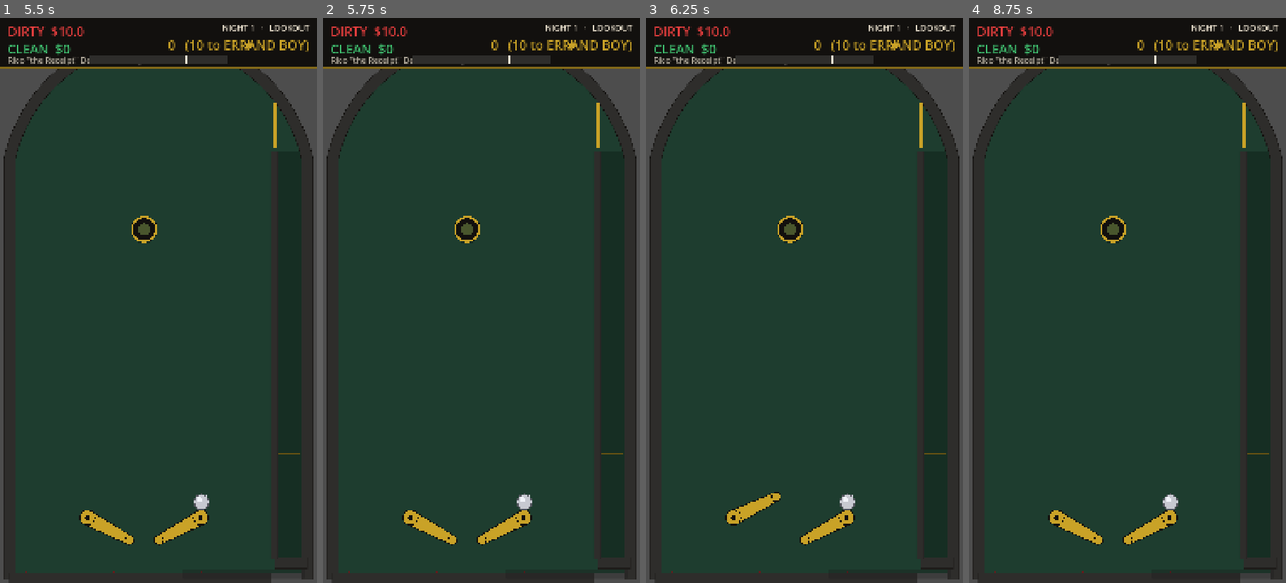
Above: before the commit, frames 1-4 (left to right).
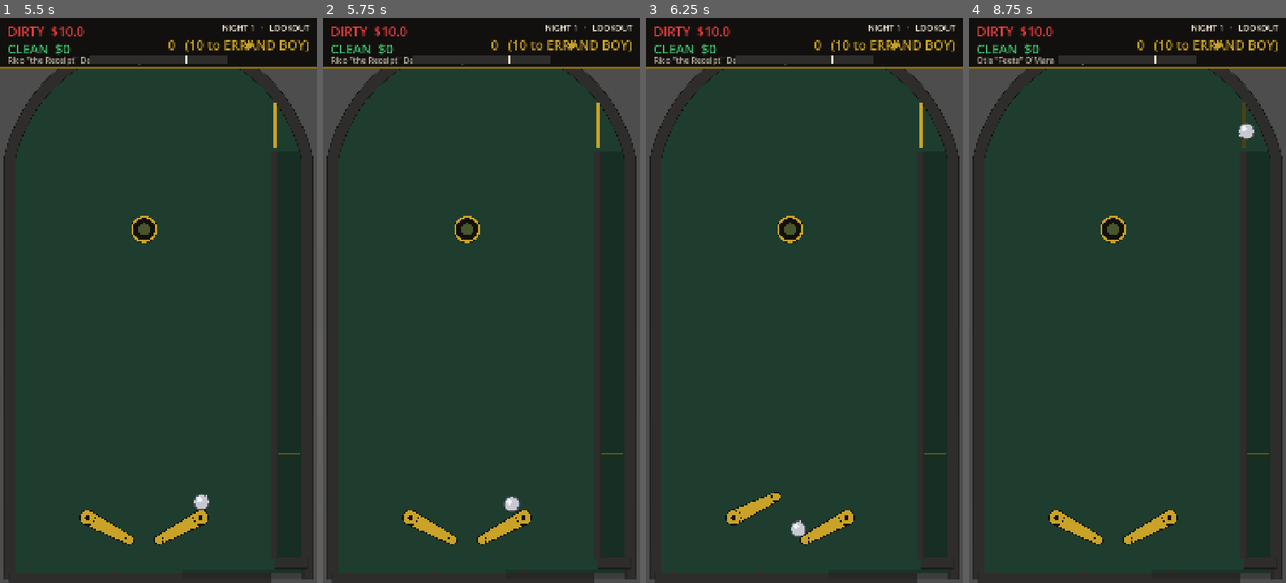
Above: after the commit, the same moments.

Repository: Ironkode787/Mobball
Game: Godot game, scene res://game/main.tscn
Two runs of this game, one before a commit and one after it. Both use one fixed random seed, a clock stepped at 60 frames per second and the inputs below.
Inputs (mouse positions are in pixels of both pictures, inside the frame that each line leads up to):
- Up to frame 1 (5.5 s): click "ROLL CALL" at 0.5 s; tap Enter at 1.25, 4.25 s; move the mouse to (228, 272) at 1.27 s; hold D (flipper_right) 1.28-2 s; tap Space (plunger) at 1.35, 2.85, 3.5, 4.35, 5 s; click (228, 272) at 1.42 s; drag from (95, 328) to (142, 227) at 2.02 s; move the mouse to (190, 176) at 2.77 s; hold D (flipper_right) 2.78-3.5 s; click (190, 176) at 2.92 s; drag from (142, 413) to (142, 571) at 3.52 s; move the mouse to (253, 385) at 4.27 s; hold A (flipper_left) 4.28-5 s; click (253, 385) at 4.42 s; drag from (63, 215) to (110, 159) at 5.02 s
- Up to frame 2 (5.75 s): no input
- Up to frame 3 (6.25 s): move the mouse to (820, 300) at 5.77 s; hold A (flipper_left) from 5.78 s (still down); tap Space (plunger) at 5.85 s; click (820, 300) at 5.92 s
- Up to frame 4 (8.75 s): release A (flipper_left) at 6.5 s; drag from (1079, 159) to (1064, 328) at 6.52 s; tap Enter at 7.25 s; move the mouse to (1197, 272) at 7.27 s; hold W (nudge_up) 7.28-8 s; tap Space (plunger) at 7.35, 8 s; click (1197, 272) at 7.42 s; drag from (1064, 328) to (1111, 571) at 8.02 s

Frame 1 is identical in both runs. In frame 2, 0.2% of the frame differs, in the area x 56-66%, y 84-88%; in frame 3, 0.2%; in frame 4, 0.5%, in the area x 2-90%, y 6-88%.

Commit message:
Fix the first two device bugs: invisible Ledger, ball napping on the pivot
The Ledger was opening perfectly every time — underneath The Count.
CountScreen is a CanvasLayer at layer 20; the Ledger was a plain
Control drawn in the world canvas at layer 0, so the state flipped and
nothing visibly happened. It now rides its own CanvasLayer at 30.
Desktop sims never caught it because they asserted state and the
visible flag, never pixels; the new tests/device_probe.tscn boots the
real game at 1080x2400 under xvfb, presses the real buttons with
synthesized hardware touches (Input.parse_input_event), screenshots
every step, and fails on exactly this class of bug — it reproduced the
report on its first run and passes 7/7 after the fix.

The flipper's pivot boss is a dome AT the center of rotation: a ball
resting there was unmoved by the flip itself. A flip now shrugs any
pivot-sitter toward the blade, and an un-flipped nap is popped loose
after 2s (registry-aware for multiball). tests/sim/pivot_sim.tscn
(2/2) joins the gate. Also adds tests/pack_probe.gd for verifying
resource loading inside exported packs.

Co-Authored-By: Claude Fable 5 <noreply@anthropic.com>
Claude-Session: https://claude.ai/code/session_018f9LsHfkQdbfQASzU3SJrG

Diff:
--- a/game/core/feel.gd
+++ b/game/core/feel.gd
@@ -56,6 +56,10 @@
 const BUMPER_IMPULSE := 900.0
 const BUMPER_COOLDOWN := 0.10
 const HARDWARE_STALL_SPEED := 80.0    # a ball asleep on live hardware gets popped loose
+# The flipper's pivot boss is a dome AT the center of rotation: a ball resting there is
+# unmoved by the flip itself (first device bug report). The bat pops it toward the tip.
+const FLIPPER_PIVOT_POP := 420.0
+const FLIPPER_PIVOT_STALL_SECONDS := 2.0
 const BUMPER_VALUE := 10
 const SLING_IMPULSE := 750.0
 const SLING_COOLDOWN := 0.08
--- a/game/main.gd
+++ b/game/main.gd
@@ -36,6 +36,8 @@
 
 var _music_level: int = 2
 var _ledger_missing_logged: bool = false
+## The CanvasLayer the Ledger overlay rides (layer 2, above The Count's layer 1).
+var _ledger_layer: CanvasLayer = null
 
 
 func _ready() -> void:
@@ -216,13 +218,22 @@
 
 ## The Ledger belongs to the meta lane. Until it lands, opening it is a no-op that bounces
 ## straight back to The Count rather than a missing-resource error.
+##
+## The overlay rides its OWN CanvasLayer above The Count's: CountScreen is a CanvasLayer
+## (layer 1), so a Control added to Main draws in the world canvas UNDERNEATH it — state
+## flips to &"ledger" and nothing visibly happens. First device bug report; the desktop
+## sims asserted state and `visible`, never pixels (tests/device_probe.tscn does now).
 func _want_ledger(on: bool) -> void:
 	if on == (ledger != null and is_instance_valid(ledger)):
 		return
 	if not on:
 		if ledger.has_method("close"):
 			ledger.call("close")
-		ledger.queue_free()
+		if _ledger_layer != null and is_instance_valid(_ledger_layer):
+			_ledger_layer.queue_free()
+		else:
+			ledger.queue_free()
+		_ledger_layer = null
 		ledger = null
 		return
 	if not ResourceLoader.exists(LEDGER_SCENE_PATH):
@@ -237,7 +248,12 @@
 		return
 	ledger = scene.instantiate()
 	ledger.name = "Ledger"
-	add_child(ledger)
+	_ledger_layer = CanvasLayer.new()
+	_ledger_layer.name = "LedgerLayer"
+	# Above every screen: the HUD rides 10, The Count and the attract screen ride 20.
+	_ledger_layer.layer = 30
+	add_child(_ledger_layer)
+	_ledger_layer.add_child(ledger)
 	if ledger.has_signal("closed"):
 		ledger.connect("closed", func() -> void: Game.close_ledger())
 	if ledger.has_method("open"):
--- a/game/table/hardware/flipper.gd
+++ b/game/table/hardware/flipper.gd
@@ -33,6 +33,7 @@
 var _prev_local_y: float = 0.0
 var _prev_local_valid: bool = false
 var _glow: float = 0.0
+var _pivot_stall: float = 0.0
 
 var _rest_rot: float = 0.0
 var _up_rot: float = 0.0
@@ -251,8 +252,34 @@
 	_phase_time = 0.0
 	_buffered_at = -1000.0
 	_glow = 1.0
+	# A ball parked on the pivot dome sits at the center of rotation — the flip alone
+	# imparts nothing there, so the bat shrugs it toward the blade itself.
+	var sitter := _pivot_sitter()
+	if sitter != null:
+		sitter.kick(_pivot_pop_direction() * Feel.FLIPPER_PIVOT_POP)
 	Events.flipper_fired.emit(side)
 	AudioDirector.play(&"flipper_up")
+
+
+## The ball asleep on the pivot boss, if any: slow, hugging the pivot circle, sitting on
+## its upper half. Checks every live ball (multiball) with the bound ball as fallback.
+func _pivot_sitter() -> Ball:
+	var reach := Feel.FLIPPER_PIVOT_RADIUS * size_scale + Feel.BALL_RADIUS + 8.0
+	var candidates: Array[Ball] = Balls.live()
+	if candidates.is_empty() and _ball != null and is_instance_valid(_ball):
+		candidates = [_ball]
+	for b in candidates:
+		if b.linear_velocity.length() > Feel.HARDWARE_STALL_SPEED:
+			continue
+		var rel := b.global_position - global_position
+		if rel.length() <= reach and rel.y < 6.0:
+			return b
+	return null
+
+
+func _pivot_pop_direction() -> Vector2:
+	var tip := (to_global(Vector2(bat_length(), 0.0)) - global_position).normalized()
+	return (strike_normal() * 0.8 + tip * 0.6).normalized()
 
 
 func _begin_fall() -> void:
@@ -264,6 +291,17 @@
 
 func _physics_process(delta: float) -> void:
 	_clock += delta
+	# Un-flipped naps on the pivot dome end on a timer too — the ball must never live there.
+	if _present and not dead and _pivot_sitter() != null:
+		_pivot_stall += delta
+		if _pivot_stall >= Feel.FLIPPER_PIVOT_STALL_SECONDS:
+			_pivot_stall = 0.0
+			var sitter := _pivot_sitter()
+			if sitter != null:
+				sitter.kick(_pivot_pop_direction() * Feel.FLIPPER_PIVOT_POP)
+				AudioDirector.play(&"wall_tap")
+	else:
+		_pivot_stall = 0.0
 	if _jam > 0.0:
 		_jam = maxf(_jam - delta, 0.0)
 		if _jam <= 0.0:
--- /dev/null
+++ b/tests/device_probe.gd
@@ -0,0 +1,123 @@
+extends Node
+## DEVICE INPUT PROBE — run windowed (xvfb) at a phone resolution. Boots the real game,
+## presses the real buttons with synthesized hardware touches (Input.parse_input_event →
+## the full input pipeline, including emulate_mouse_from_touch), and screenshots each step
+## to SHOT_DIR. Exit 0 only if every step lands. This is the harness for "it works on my
+## desktop" bugs.
+
+var shots_dir := "/tmp/device_probe"
+var failures := 0
+
+
+var main: Node = null
+
+
+func _ready() -> void:
+	var env := OS.get_environment("SHOT_DIR")
+	if not env.is_empty():
+		shots_dir = env
+	DirAccess.make_dir_recursive_absolute(shots_dir)
+	main = (load("res://game/main.tscn") as PackedScene).instantiate()
+	add_child(main)
+	_run()
+
+
+func _run() -> void:
+	await _frames(40)
+	await _shot("1_attract")
+
+	# ATTRACT → NIGHT via a real touch on ROLL CALL.
+	var roll := _find_button(get_tree().root, "ROLL CALL")
+	_check(roll != null, "ROLL CALL button exists")
+	if roll != null:
+		await _tap(roll)
+		await _frames(30)
+	_check(Game.state == &"night", "touch on ROLL CALL starts the night (state=%s)" % Game.state)
+	await _shot("2_night")
+
+	# Reach The Count fast: force-drain the guys (programmatic — input is not under test here).
+	for i in 6:
+		if Game.state != &"night":
+			break
+		var table: Node2D = main.get("table")
+		var ball: Ball = table.get("ball")
+		if ball != null and is_instance_valid(ball):
+			ball.global_position = Vector2(490.0, 1885.0)
+			ball.linear_velocity = Vector2(0, 400)
+		await _frames(90)
+	_check(Game.state == &"count", "the Night reached The Count (state=%s)" % Game.state)
+	await _shot("3_count")
+
+	# COUNT → LEDGER via a real touch on THE LEDGER. This is the user's bug report.
+	var ledger_btn := _find_button(get_tree().root, "THE LEDGER")
+	_check(ledger_btn != null, "THE LEDGER button exists on The Count")
+	if ledger_btn != null:
+		await _tap(ledger_btn)
+		await _frames(30)
+	_check(Game.state == &"ledger", "touch on THE LEDGER opens the Ledger (state=%s)" % Game.state)
+	var overlay: Node = main.get("ledger")
+	var overlay_visible: bool = overlay != null and is_instance_valid(overlay) \
+			and overlay.get("visible") == true
+	_check(overlay_visible, "the Ledger overlay exists and is visible")
+	await _shot("4_ledger")
+
+	# And back.
+	var close_btn := _find_button(get_tree().root, "CLOSE")
+	if close_btn != null:
+		await _tap(close_btn)
+		await _frames(20)
+		_check(Game.state == &"count", "CLOSE returns to The Count (state=%s)" % Game.state)
+	await _shot("5_back")
+
+	print("DEVICE PROBE: %s" % ("OK" if failures == 0 else "%d FAILURES" % failures))
+	get_tree().quit(0 if failures == 0 else 1)
+
+
+func _tap(c: Control) -> void:
+	# Touch at the control's on-screen center, through the real pipeline.
+	var center := c.get_global_rect().get_center()
+	var xform := c.get_viewport().get_final_transform() * c.get_canvas_transform()
+	# Controls under a CanvasLayer use the layer's transform; get_global_rect is in canvas
+	# space, so map to window space with the final transform of that canvas.
+	var screen_pos: Vector2 = xform * center
+	var down := InputEventScreenTouch.new()
+	down.index = 0
+	down.position = screen_pos
+	down.pressed = true
+	Input.parse_input_event(down)
+	await _frames(6)
+	var up := InputEventScreenTouch.new()
+	up.index = 0
+	up.position = screen_pos
+	up.pressed = false
+	Input.parse_input_event(up)
+	await _frames(6)
+
+
+func _find_button(node: Node, text: String) -> Control:
+	if node is Button and (node as Button).text == text and (node as Button).is_visible_in_tree():
+		return node
+	for child in node.get_children():
+		var found := _find_button(child, text)
+		if found != null:
+			return found
+	return null
+
+
+func _check(cond: bool, msg: String) -> void:
+	if cond:
+		print("  [PASS] " + msg)
+	else:
+		failures += 1
+		printerr("  [FAIL] " + msg)
+
+
+func _shot(name: String) -> void:
+	await _frames(2)
+	var img := get_viewport().get_texture().get_image()
+	img.save_png("%s/%s.png" % [shots_dir, name])
+
+
+func _frames(n: int) -> void:
+	for i in n:
+		await get_tree().process_frame
--- /dev/null
+++ b/tests/device_probe.tscn
@@ -0,0 +1,6 @@
+[gd_scene load_steps=2 format=3]
+
+[ext_resource type="Script" path="res://tests/device_probe.gd" id="1"]
+
+[node name="DeviceProbe" type="Node"]
+script = ExtResource("1")
--- /dev/null
+++ b/tests/pack_probe.gd
@@ -0,0 +1,40 @@
+extends SceneTree
+## Runs INSIDE an exported pack to verify what the device sees: resource existence,
+## remap resolution, and scene instantiation for the paths gameplay loads lazily.
+
+
+func _initialize() -> void:
+	var failures := 0
+	for path in [
+		"res://game/ui/ledger/ledger.tscn",
+		"res://game/content/upgrades.json",
+		"res://game/content/blackbook.json",
+		"res://game/content/jobs.json",
+		"res://game/content/names.json",
+		"res://game/content/headlines.json",
+		"res://game/meta/prestige.gd",
+		"res://game/meta/ledger_state.gd",
+		"res://game/meta/reveal.gd",
+	]:
+		var ex := ResourceLoader.exists(path)
+		var fa := FileAccess.file_exists(path)
+		var loaded: Resource = null
+		if path.ends_with(".json"):
+			# JSON is not a Resource: gameplay reads it via FileAccess.
+			print("%s | exists=%s file_access=%s" % [path, ex, fa])
+			if not fa:
+				failures += 1
+			continue
+		loaded = load(path)
+		var inst := "n/a"
+		if loaded is PackedScene:
+			var node := (loaded as PackedScene).instantiate()
+			inst = "ok" if node != null else "NULL"
+			if node != null:
+				node.free()
+		print("%s | exists=%s file_access=%s load=%s inst=%s"
+				% [path, ex, fa, loaded != null, inst])
+		if not ex or loaded == null:
+			failures += 1
+	print("PACK PROBE: %s" % ("OK" if failures == 0 else "%d FAILURES" % failures))
+	quit(0 if failures == 0 else 1)
--- /dev/null
+++ b/tests/sim/pivot_sim.gd
@@ -0,0 +1,81 @@
+extends Node2D
+## Regression for the first device bug report: a ball resting on the flipper's pivot dome
+## sits at the center of rotation, so flipping used to leave it exactly where it lay.
+## Scenario 1: an un-flipped nap ends on the stall timer. Scenario 2: a flip clears it now.
+
+const TABLE := preload("res://game/table/segments/alley_debug.tscn")
+
+var table: Node2D = null
+var failures := 0
+
+
+func _ready() -> void:
+	table = TABLE.instantiate()
+	add_child(table)
+	table.set("auto_respawn", false)
+	await _run()
+
+
+func _run() -> void:
+	await _frames(10)
+	var flipper: Node2D = table.get("flipper_left")
+	var rest := _park_on_pivot(flipper)
+	# 1 — the stall timer pops an un-flipped nap.
+	var freed := false
+	var budget := int((Feel.FLIPPER_PIVOT_STALL_SECONDS + 1.5) * 120.0)
+	for i in budget:
+		await get_tree().physics_frame
+		if not is_instance_valid(rest):
+			break
+		if rest.global_position.distance_to(flipper.global_position) > 130.0 \
+				or rest.linear_velocity.length() > 150.0:
+			freed = true
+			break
+	_check(freed, "stall timer pops a pivot nap within %.1fs"
+			% (Feel.FLIPPER_PIVOT_STALL_SECONDS + 1.5))
+	if is_instance_valid(rest):
+		rest.queue_free()
+	await _frames(20)
+
+	# 2 — a flip always disturbs a pivot sitter, immediately.
+	var rest2 := _park_on_pivot(flipper)
+	flipper.call("press")
+	var cleared := false
+	for i in 60:
+		await get_tree().physics_frame
+		if not is_instance_valid(rest2):
+			break
+		if rest2.global_position.distance_to(flipper.global_position) > 130.0 \
+				or rest2.linear_velocity.length() > 150.0:
+			cleared = true
+			break
+	_check(cleared, "a flip clears the pivot sitter within half a second")
+	flipper.call("release")
+
+	print("---")
+	print("scenarios: 2  passed: %d  failed: %d" % [2 - failures, failures])
+	print("OK" if failures == 0 else "FAILED")
+	get_tree().quit(0 if failures == 0 else 1)
+
+
+## Drop a ball dead onto the pivot dome and let it settle until it is truly napping.
+func _park_on_pivot(flipper: Node2D) -> Ball:
+	var b: Ball = (preload("res://game/core/ball.tscn") as PackedScene).instantiate()
+	add_child(b)
+	b.global_position = flipper.global_position \
+			+ Vector2(0, -(Feel.FLIPPER_PIVOT_RADIUS + Feel.BALL_RADIUS + 1.0))
+	b.linear_velocity = Vector2.ZERO
+	return b
+
+
+func _check(cond: bool, msg: String) -> void:
+	if cond:
+		print("  [PASS] " + msg)
+	else:
+		failures += 1
+		printerr("  [FAIL] " + msg)
+
+
+func _frames(n: int) -> void:
+	for i in n:
+		await get_tree().physics_frame
--- /dev/null
+++ b/tests/sim/pivot_sim.tscn
@@ -0,0 +1,6 @@
+[gd_scene load_steps=2 format=3]
+
+[ext_resource type="Script" path="res://tests/sim/pivot_sim.gd" id="1"]
+
+[node name="PivotSim" type="Node2D"]
+script = ExtResource("1")
Not shown, added: tests/device_probe.gd.uid
Not shown, added: tests/pack_probe.gd.uid
Not shown, added: tests/sim/pivot_sim.gd.uid
